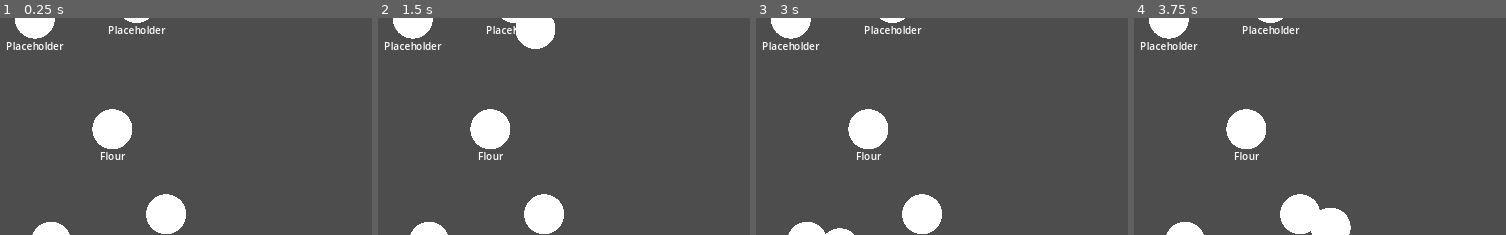
Above: before the commit, frames 1-4 (left to right).
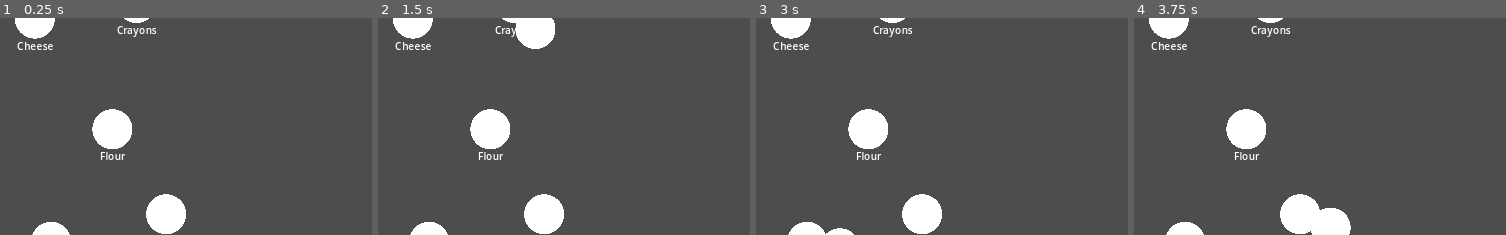
Above: after the commit, the same moments.

Repository: saangosu/Feed-The-Void
Game: Godot game, scene res://levels/main.tscn
Two runs of this game, one before a commit and one after it. Both use one fixed random seed, a clock stepped at 60 frames per second and the inputs below.
Inputs (mouse positions are % of the whole screen's width and height, from its top left):
- Up to frame 1 (0.25 s): no input
- Up to frame 2 (1.5 s): tap Enter at 0.5 s; move the mouse to (5, 11) at 0.52 s; click (5, 11) at 0.67 s; move the mouse to (18, 7) at 1.27 s; click (18, 7) at 1.42 s
- Up to frame 3 (3 s): move the mouse to (15, 36) at 2.02 s; click (15, 36) at 2.17 s; move the mouse to (7, 62) at 2.77 s; click (7, 62) at 2.92 s
- Up to frame 4 (3.75 s): move the mouse to (22, 56) at 3.52 s; click (22, 56) at 3.67 s
The pictures show only the part of the screen within x 0-50%, y 9-59%; the shares and areas given below are measured in that part.

The runs differ from the first frame. In frame 1, 0.7% of the frame differs, in the area x 1-45%, y 3-15%; in frame 2, 0.5%; in frame 3, 0.7%; in frame 4, 0.7%.

Commit message:
SOAP

Diff:
--- a/levels/main.tscn
+++ b/levels/main.tscn
@@ -22,10 +22,12 @@
 
 [node name="Cheese" parent="IngredientsScatter" node_paths=PackedStringArray("ingredient_destination") instance=ExtResource("2_qn4pi")]
 position = Vector2(83, 89)
+label = "Cheese"
 ingredient_destination = NodePath("../../CookingPot/IngredientsDestination")
 
 [node name="Crayons" parent="IngredientsScatter" node_paths=PackedStringArray("ingredient_destination") instance=ExtResource("2_qn4pi")]
 position = Vector2(246, 64)
+label = "Crayons"
 ingredient_destination = NodePath("../../CookingPot/IngredientsDestination")
 
 [node name="Flour" parent="IngredientsScatter" node_paths=PackedStringArray("ingredient_destination") instance=ExtResource("2_qn4pi")]
Binary file added: assets/art/soap.png
Not shown, added: assets/art/soap.png.import
